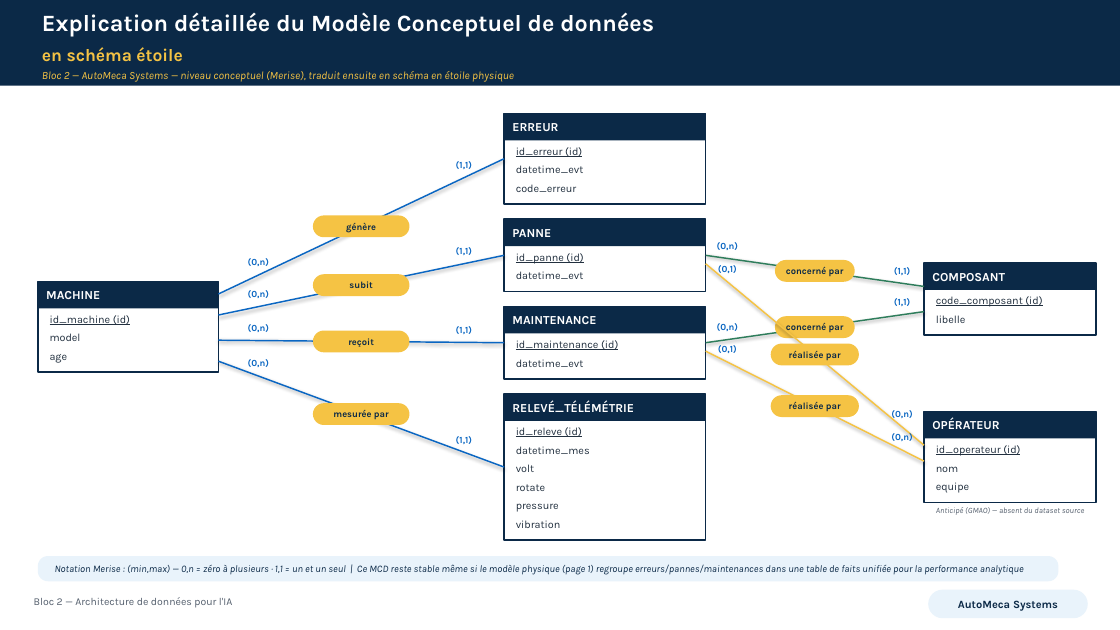
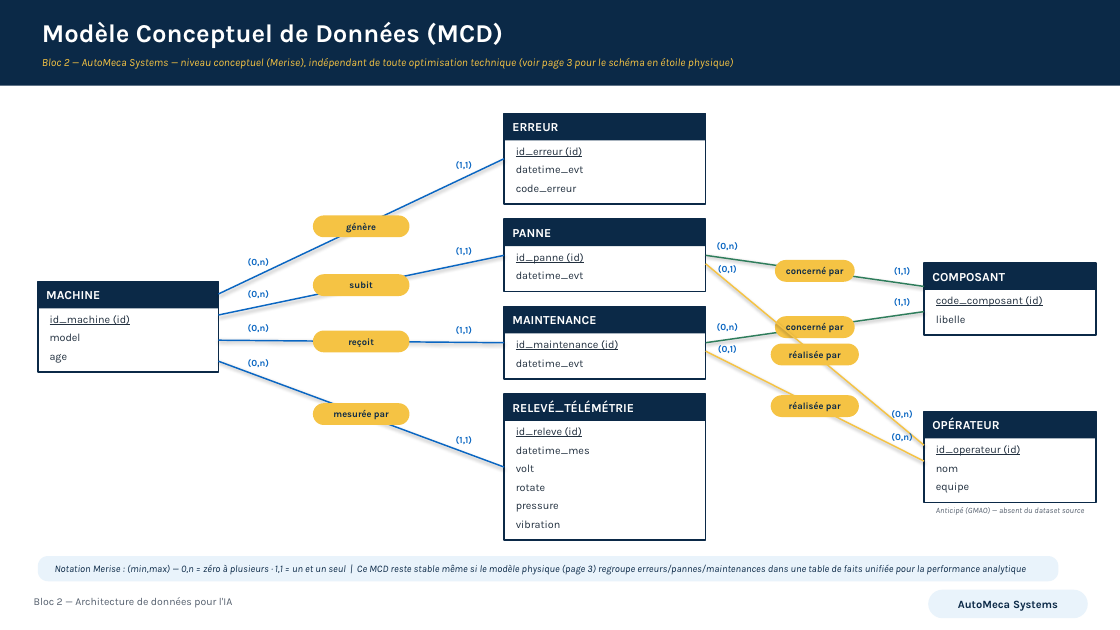
Before and after one commit to Elijoelemile/Bloc2-AutoMeca-Maintenance-Predictive-IoT-Architecture-Data, a slide deck: slide 2 of diagram/architecture-edge-cloud.pptx. Drawn at 1120x630 pixels with LibreOffice and Linux fonts; fonts in the diff are those of the drawing. Boxes give left, top, right and bottom in pixels: in the first picture for what was removed or moved away, otherwise in the second. Text is boxed around its words. In the diff, an @@ line names an element or a change of style, - is before the commit and + after.

```diff
--- a/diagram/architecture-edge-cloud.pptx
+++ b/diagram/architecture-edge-cloud.pptx
@@ text at (42, 22, 503, 48): text changed; size 20 to 22 pt @@
-Explication détaillée du Modèle Conceptuel de données
+Modèle Conceptuel de Données (MCD)
@@ text at (42, 58, 733, 69): text changed @@
-Bloc 2 — AutoMeca Systems — niveau conceptuel (Merise), traduit ensuite en schéma en étoile physique
+Bloc 2 — AutoMeca Systems — niveau conceptuel (Merise), indépendant de toute optimisation technique (voir page 3 pour le schéma en étoile physique)
@@ text removed at (42, 47, 182, 62) @@
-en schéma étoile
@@ text at (55, 564, 1026, 575): text changed @@
-Notation Merise : (min,max) — 0,n = zéro à plusieurs · 1,1 = un et un seul | Ce MCD reste stable même si le modèle physique (page 1) regroupe erreurs/pannes/maintenances dans une table de faits unifiée pour la performance analytique
+Notation Merise : (min,max) — 0,n = zéro à plusieurs · 1,1 = un et un seul | Ce MCD reste stable même si le modèle physique (page 3) regroupe erreurs/pannes/maintenances dans une table de faits unifiée pour la performance analytique
```
Also in this commit, not shown: 1 slide added, 5 other files.
